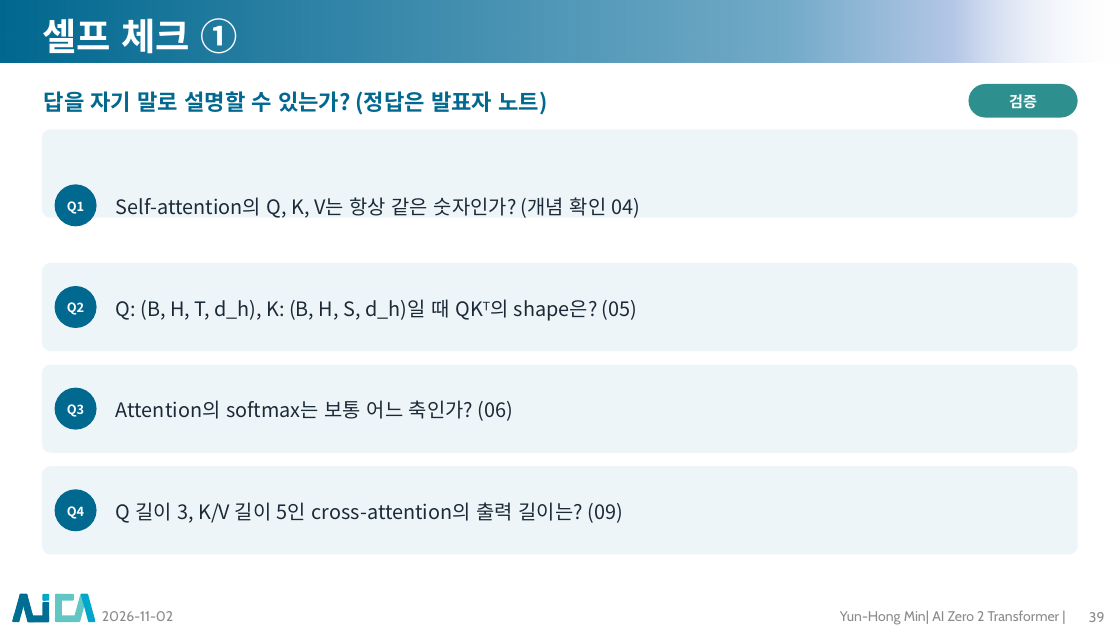
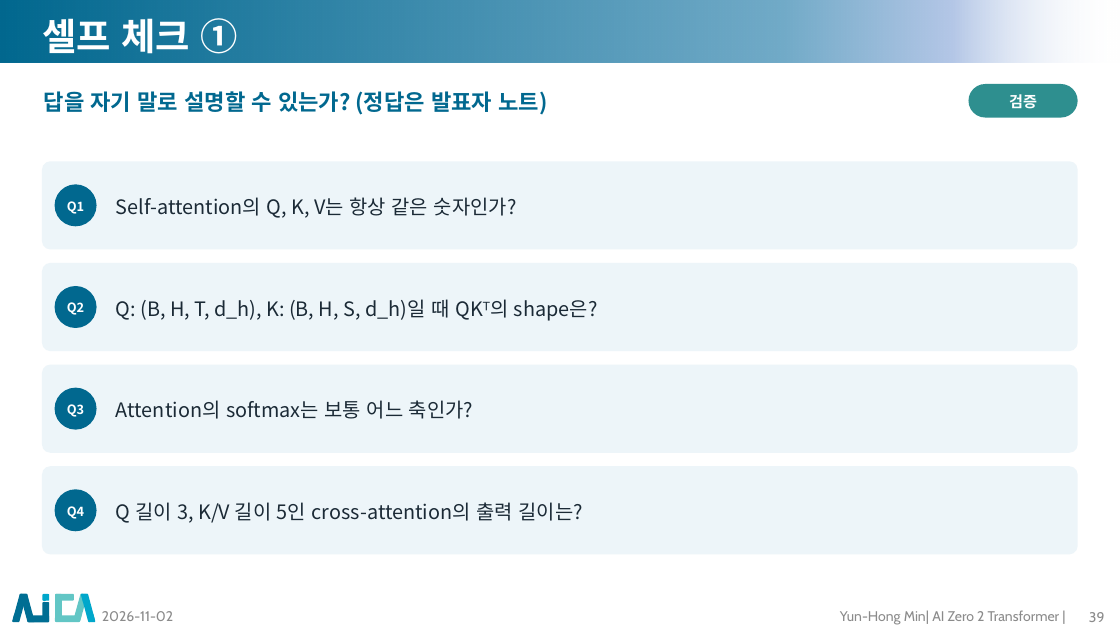
Before and after one commit to myunhh/AI-Zero-2-Transformers, a slide deck: slide 39 of lectures/week05_attention.pptx. Drawn at 1120x630 pixels with LibreOffice and Linux fonts; fonts in the diff are those of the drawing; background and template pictures are left out. Boxes give left, top, right and bottom in pixels: in the first picture for what was removed or moved away, otherwise in the second. Text is boxed around its words. In the diff, an @@ line names an element or a change of style, - is before the commit and + after.

```diff
--- a/lectures/week05_attention.pptx
+++ b/lectures/week05_attention.pptx
@@ rounded rectangle: place and size @@
-rounded rectangle at bbox=[42, 129, 1078, 218]
+rounded rectangle at bbox=[42, 161, 1078, 250]
@@ text at bbox=[116, 197, 517, 218]: text changed @@
-Self-attention의 Q, K, V는 항상 같은 숫자인가? (개념 확인 04)
+Self-attention의 Q, K, V는 항상 같은 숫자인가?
@@ text at bbox=[116, 299, 598, 321]: text changed @@
-Q: (B, H, T, d_h), K: (B, H, S, d_h)일 때 QKᵀ의 shape은? (05)
+Q: (B, H, T, d_h), K: (B, H, S, d_h)일 때 QKᵀ의 shape은?
@@ text at bbox=[116, 400, 473, 419]: text changed @@
-Attention의 softmax는 보통 어느 축인가? (06)
+Attention의 softmax는 보통 어느 축인가?
@@ text at bbox=[116, 502, 583, 523]: text changed @@
-Q 길이 3, K/V 길이 5인 cross-attention의 출력 길이는? (09)
+Q 길이 3, K/V 길이 5인 cross-attention의 출력 길이는?
```
Also in this commit, not shown: 32 other slides changed, 12 other files.
